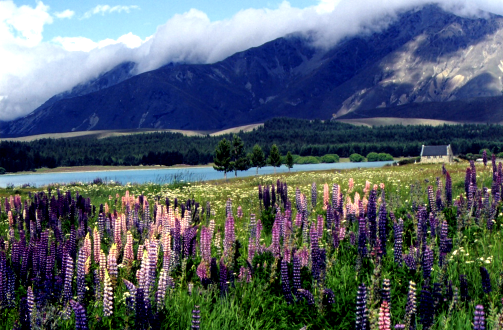
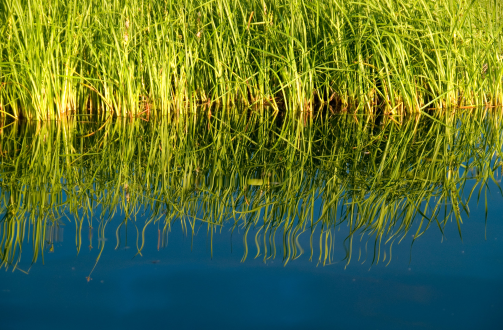
Revision of a layered (503, 330) image; what changed, layer by layer:
painted on "Calque Copié" over bbox(0, 0, 503, 330)
